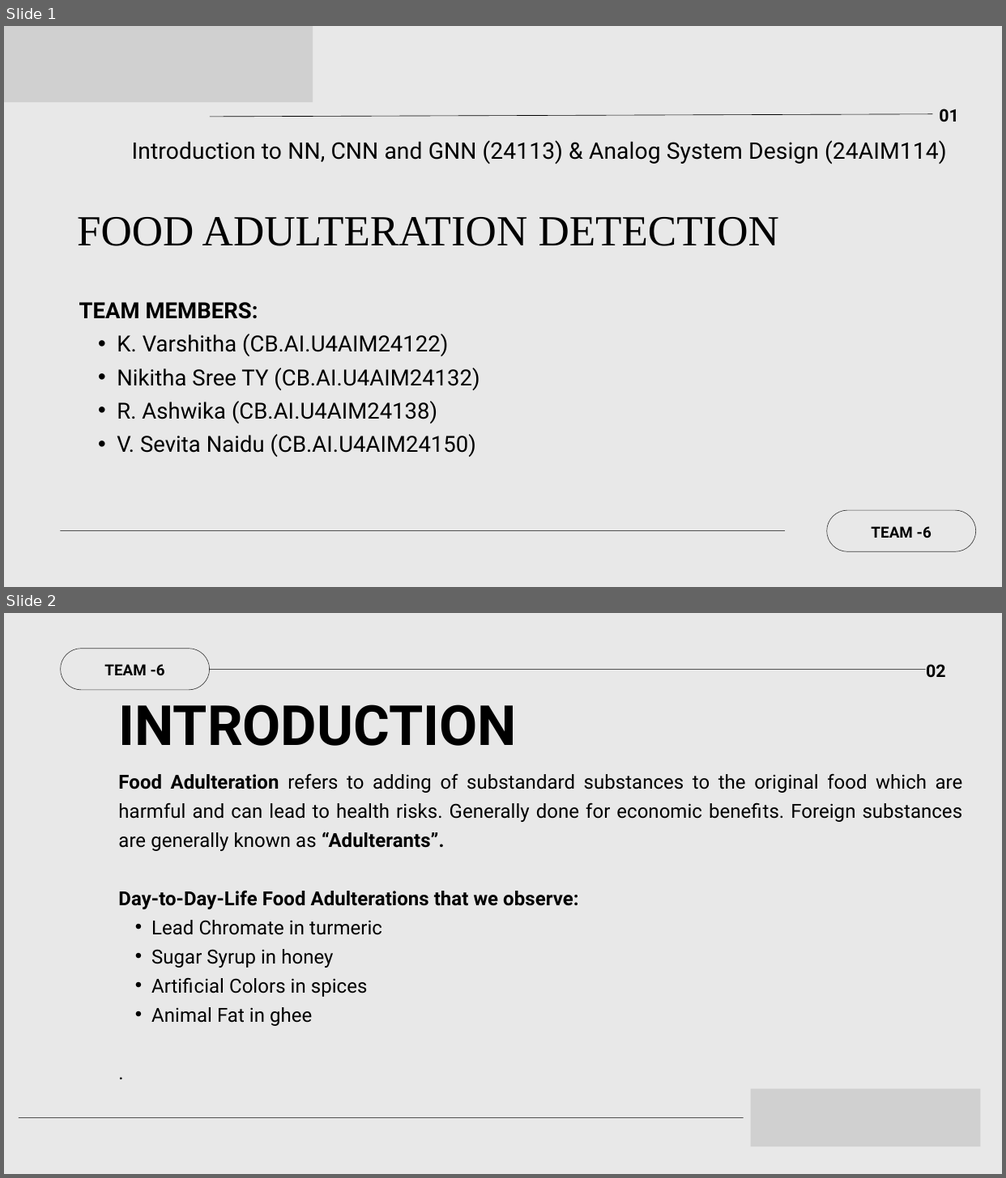
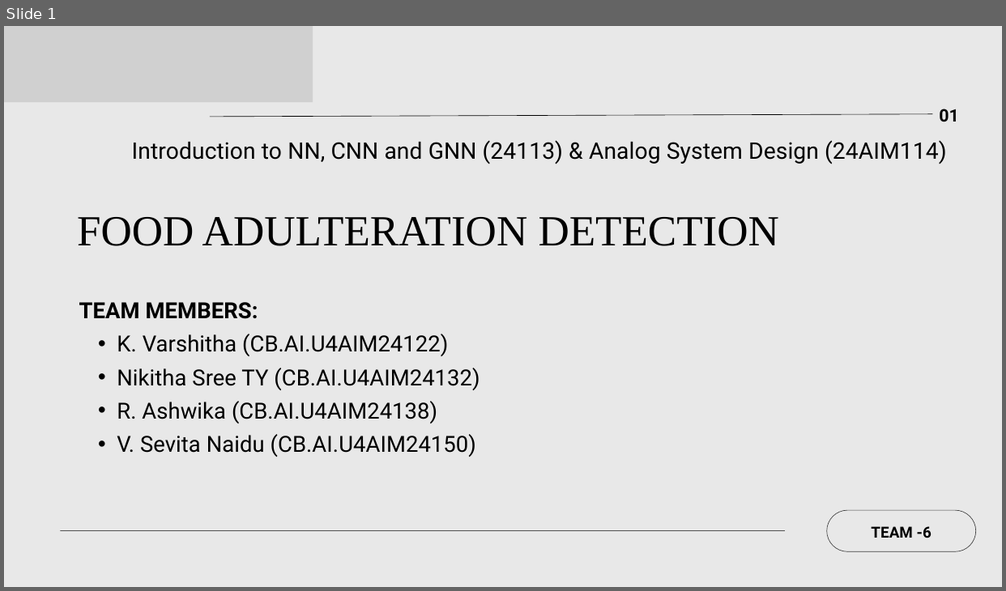
Before and after one commit to KV-a1/Analog-and-NN-CNN-GNN, a slide deck: TEAM - 6.pptx. Shown one above the other, each under a label of ours: slides 1 and 2 before the commit, slide 1 after it. The pictures are 1006x1178 and 1006x591 pixels, drawn with LibreOffice and Linux fonts; fonts in the diff are those of the drawing; grey boxes stand for pictures. Boxes give left, top, right and bottom in pixels: in the first picture for what was removed or moved away, otherwise in the second. Text is boxed around its words. In the diff, an @@ line names an element or a change of style, - is before the commit and + after.

```diff
--- a/TEAM - 6.pptx
+++ b/TEAM - 6.pptx
@@ slide 2 removed at <box>4,613,1002,1174</box>, background #E8E8E8 @@
@@ freeform shape removed at <box>60,648,210,690</box> @@
@@ text removed at <box>104,664,165,675</box> @@
-TEAM -6
@@ line removed from (210, 670) to (926, 670) @@
@@ text removed at <box>926,664,946,678</box> @@
-02
@@ text removed at <box>118,705,517,746</box> @@
-INTRODUCTION
@@ text removed at <box>118,773,963,1026</box> @@
-Food Adulteration refers to adding of substandard substances to the original food which are harmful and can lead to health risks. Generally done for economic benefits. Foreign substances are generally known as “Adulterants”.
-Day-to-Day-Life Food Adulterations that we observe:
-  • Lead Chromate in turmeric
-  • Sugar Syrup in honey
-  • Artificial Colors in spices
-  • Animal Fat in ghee
-.
@@ picture removed at <box>751,1089,981,1147</box> @@
@@ line removed from (19, 1118) to (743, 1118) @@
```
Also in this commit, not shown: 3 other slides changed, 6 slides added, 9 other slides removed.
